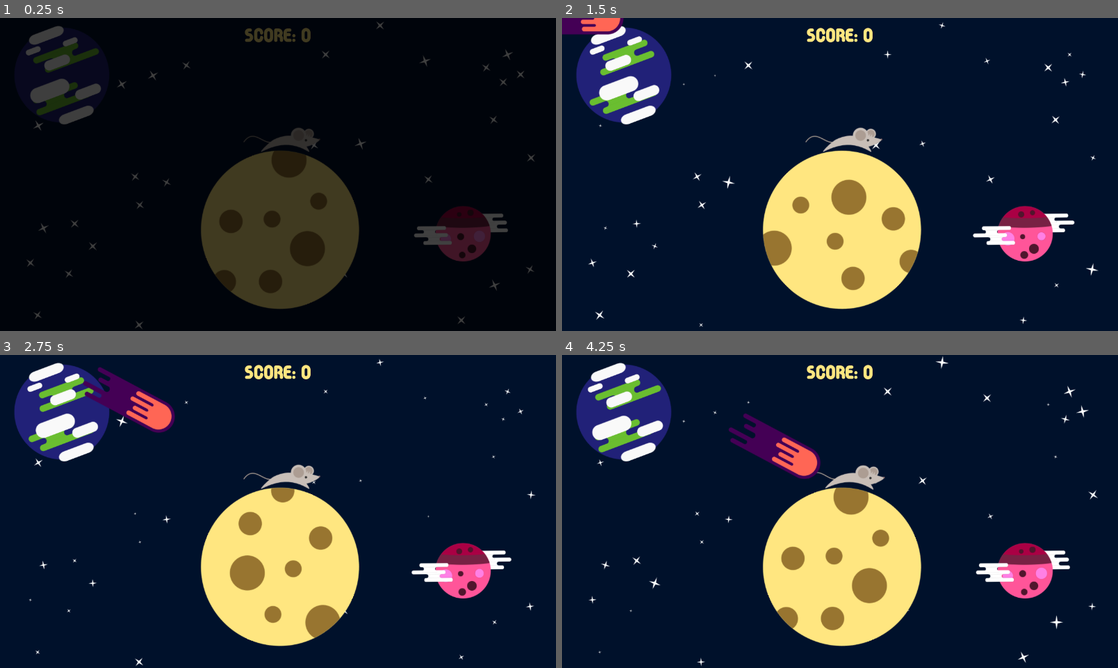
Above: before the commit, frames 1-4 (two rows, left to right).
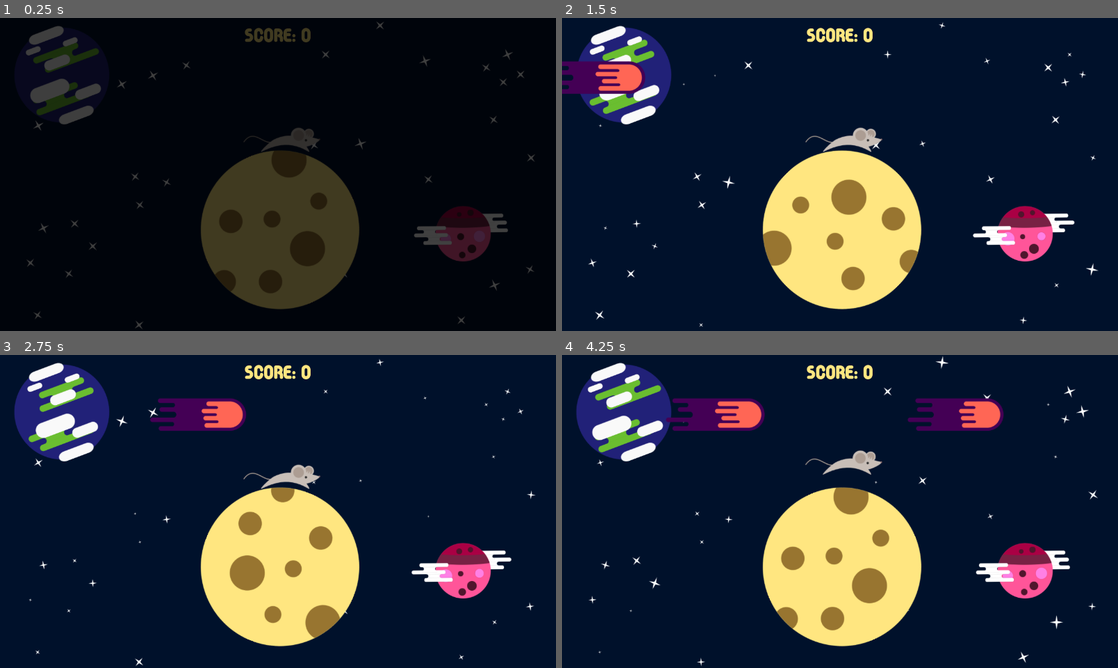
Above: after the commit, the same moments.

Repository: pigdevstudio/moon-cheeser
Game: Godot game, scene res://screens/Play_Screen/PlayScreen.tscn
The game is run twice, just before and just after one commit, with the same random seed, the same clock (stepped at 60 frames per second) and the same inputs. This scene is started directly instead of the project's main scene.
Inputs (mouse positions are in pixels of both pictures, inside the frame that each line leads up to):
- Up to frame 1 (0.25 s): no input
- Up to frame 2 (1.5 s): move the mouse to (962, 158) at 0.52 s; press the mouse at (962, 158) at 0.53 s; tap Space (jump) at 0.77 s; release the mouse at (962, 158) at 1.25 s; drag from (595, 18) to (945, 202) at 1.27 s
- Up to frame 3 (2.75 s): move the mouse to (333, 442) at 2.02 s; press the mouse at (333, 442) at 2.03 s
- Up to frame 4 (4.25 s): release the mouse at (895, 442) at 2.75 s; drag from (812, 574) to (945, 539) at 2.77 s; move the mouse to (1006, 558) at 3.52 s; press the mouse at (1006, 558) at 3.53 s; tap Space (jump) at 3.77 s

The runs differ from the first frame. In frame 1, less than 0.1% of the frame differs, in the area x 37-64%, y 44-92%; in frame 2, 2.2%; in frame 3, 3.0%; in frame 4, 5.3%, in the area x 18-80%, y 13-94%.
Error after the commit: Invalid get index 'route_already_changed' (on base: 'KinematicBody2D (SpaceFlyingBody.gd)'). (res://interface/helper.gd:33)

Commit message:
Add the ability to spawn cheeses when a comet collide with the moon

Diff:
--- a/source/levels/level_0-0.tscn
+++ b/source/levels/level_0-0.tscn
@@ -13,21 +13,24 @@
 script = ExtResource( 1 )
 
 [node name="Astromouse" parent="." instance=ExtResource( 2 )]
+editor/display_folded = true
 position = Vector2( 90.3524, 378.977 )
 
 [node name="Sprite" parent="Astromouse" index="0"]
 position = Vector2( 2.25, -2.25 )
 
 [node name="Moon" parent="." instance=ExtResource( 3 )]
+editor/display_folded = true
 position = Vector2( 644.654, 485.91 )
 
 [node name="Background" parent="." instance=ExtResource( 4 )]
 layer = -2
 
-[node name="ComeSpawner" parent="." instance=ExtResource( 5 )]
+[node name="FlyingBodySpawner" parent="." instance=ExtResource( 5 )]
+position = Vector2( 0, 136.5 )
 spawnling = ExtResource( 6 )
-min_spawn_time = 5.0
-max_spawn_time = 10.0
 
 
 [editable path="Astromouse"]
+
+[editable path="Moon"]
--- a/source/objects/Comet/Comet.tscn
+++ b/source/objects/Comet/Comet.tscn
@@ -1,6 +1,6 @@
 [gd_scene load_steps=6 format=2]
 
-[ext_resource path="res://objects/Comet/Comet.gd" type="Script" id=1]
+[ext_resource path="res://objects/Comet/SpaceFlyingBody.gd" type="Script" id=1]
 [ext_resource path="res://objects/Comet/sprite_animation.tres" type="SpriteFrames" id=2]
 [ext_resource path="res://objects/Star/particles.png" type="Texture" id=3]
 [ext_resource path="res://objects/DragArea.tscn" type="PackedScene" id=4]
@@ -10,9 +10,9 @@
 radius = 35.2124
 
 [node name="Comet" type="KinematicBody2D" groups=[
+"enemy",
+"comet",
 "space_body",
-"comet",
-"enemy",
 ]]
 position = Vector2( 794.459, 324.654 )
 script = ExtResource( 1 )
@@ -27,7 +27,7 @@
 z_index = 1
 frames = ExtResource( 2 )
 animation = "flying"
-frame = 3
+frame = 1
 playing = true
 offset = Vector2( 160.398, 0.847276 )
 
@@ -52,6 +52,8 @@
 
 [node name="DragArea" parent="." instance=ExtResource( 4 )]
 
+[connection signal="collided" from="." to="." method="_on_collided"]
 [connection signal="screen_exited" from="Sprite/Visibility" to="." method="queue_free"]
 [connection signal="dragged" from="DragArea" to="." method="fly"]
+[connection signal="dragged" from="DragArea" to="." method="_on_DragArea_dragged"]
 [connection signal="dragging" from="DragArea" to="." method="stop"]
--- /dev/null
+++ b/source/objects/Comet/SpaceFlyingBody.gd
@@ -0,0 +1,12 @@
+extends "res://objects/Comet/FlyingBody.gd"
+
+func _on_collided(collision):
+	var collider = collision.collider
+
+	if collider.has_method("spawn_cheeses"):
+		collider.spawn_cheeses(collision)
+		queue_free()
+
+
+func _on_DragArea_dragged(direction):
+	$DragArea/Shape.disabled = true
--- a/source/objects/Moon/Moon.gd
+++ b/source/objects/Moon/Moon.gd
@@ -5,12 +5,24 @@
 func _ready():
 	set_physics_process(false)
 
+
 func _physics_process(delta):
 	var normal = (global_position - astromouse.global_position).normalized()
 	$Gravity.direction = normal
 	$Gravity.apply(astromouse)
 
+
 func set_astromouse(new_astromouse):
 	astromouse = new_astromouse
 	astromouse.connect("tree_exited", self, "set_physics_process", [false])
 	set_physics_process(true)
+
+
+func spawn_cheeses(collision):
+	var spawner = load("res://objects/Spawner/CheeseSpawner.tscn").instance()
+	var pos = collision.position
+	var normal = collision.normal
+	$Pivot.add_child(spawner)
+	spawner.position = $Pivot.to_local(pos)
+	spawner.rotation = normal.angle() + deg2rad(90 - $Pivot.rotation_degrees)
+	spawner.spawn()
--- a/source/objects/Moon/Moon.tscn
+++ b/source/objects/Moon/Moon.tscn
@@ -1,10 +1,9 @@
 [gd_scene load_steps=7 format=2]
 
 [ext_resource path="res://objects/Moon/Moon.gd" type="Script" id=1]
-[ext_resource path="res://screens/Title_Screen/moon.png" type="Texture" id=2]
-[ext_resource path="res://objects/Moon/moon_gravity.png" type="Texture" id=3]
+[ext_resource path="res://objects/Moon/moon_gravity.png" type="Texture" id=2]
+[ext_resource path="res://screens/Title_Screen/moon.png" type="Texture" id=3]
 [ext_resource path="res://actors/Astromouse/physics/Gravity.tscn" type="PackedScene" id=4]
-
 
 [sub_resource type="CircleShape2D" id=1]
 
@@ -16,7 +15,7 @@
 length = 4.0
 loop = true
 tracks/0/type = "value"
-tracks/0/path = NodePath("Sprite:rotation_degrees")
+tracks/0/path = NodePath(":rotation_degrees")
 tracks/0/interp = 1
 tracks/0/loop_wrap = true
 tracks/0/imported = false
@@ -34,9 +33,16 @@
 z_index = -2
 script = ExtResource( 1 )
 
-[node name="Sprite" type="Sprite" parent="."]
-scale = Vector2( 0.710831, 0.710831 )
+[node name="Pivot" type="Position2D" parent="."]
+rotation = 6.28319
+
+[node name="Atmosphere" type="Sprite" parent="Pivot"]
+visible = false
 texture = ExtResource( 2 )
+
+[node name="Crust" type="Sprite" parent="Pivot"]
+scale = Vector2( 0.7123, 0.7123 )
+texture = ExtResource( 3 )
 
 [node name="Shape" type="CollisionShape2D" parent="."]
 shape = SubResource( 1 )
@@ -44,11 +50,8 @@
 [node name="Tween" type="Tween" parent="."]
 
 [node name="Animator" type="AnimationPlayer" parent="."]
+root_node = NodePath("../Pivot")
 autoplay = "spin"
 anims/spin = SubResource( 2 )
 
-[node name="Atmosphere" type="Sprite" parent="."]
-visible = false
-texture = ExtResource( 3 )
-
 [node name="Gravity" parent="." instance=ExtResource( 4 )]
Renamed: source/objects/Comet/Comet.gd -> source/objects/Comet/FlyingBody.gd
